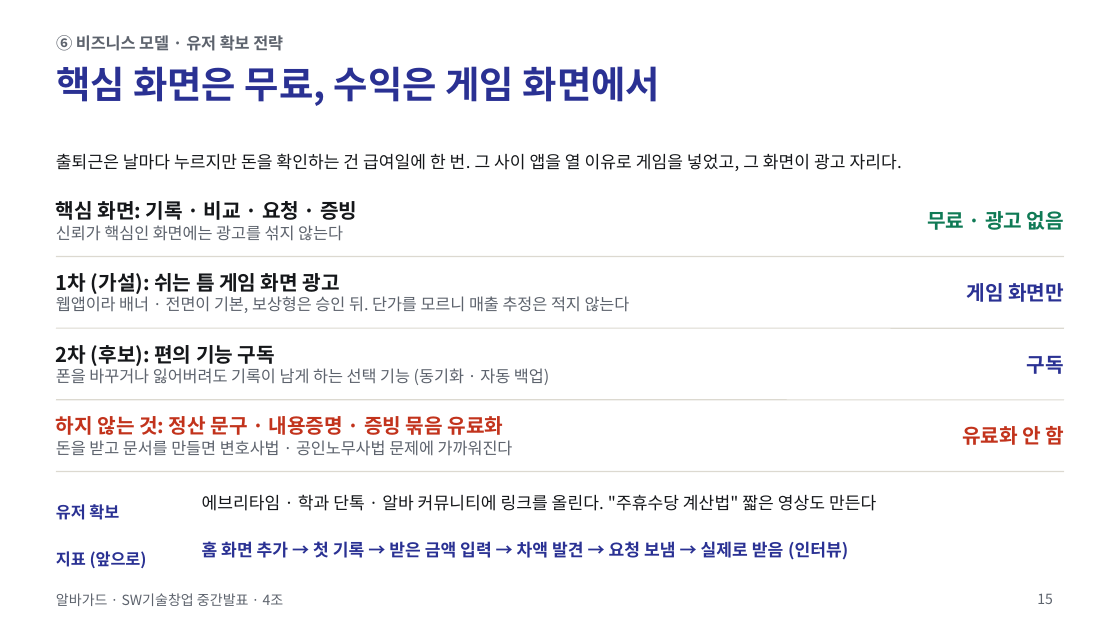
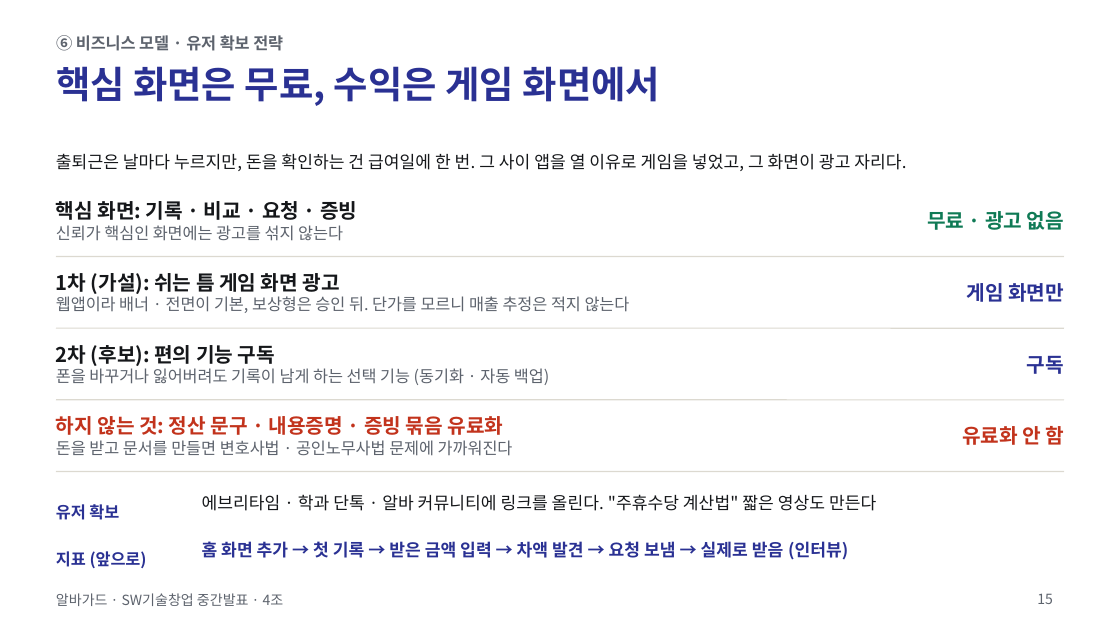
Before and after one commit to jihooni217/albaguard, a slide deck: slide 15 of docs/06_중간발표_PPT.pptx. Drawn at 1120x630 pixels with LibreOffice and Linux fonts; fonts in the diff are those of the drawing. Boxes give left, top, right and bottom in pixels: in the first picture for what was removed or moved away, otherwise in the second. Text is boxed around its words. In the diff, an @@ line names an element or a change of style, - is before the commit and + after.

```diff
--- a/docs/06_중간발표_PPT.pptx
+++ b/docs/06_중간발표_PPT.pptx
@@ text at box(56, 153, 906, 171): text changed @@
-출퇴근은 날마다 누르지만 돈을 확인하는 건 급여일에 한 번. 그 사이 앱을 열 이유로 게임을 넣었고, 그 화면이 광고 자리다.
+출퇴근은 날마다 누르지만, 돈을 확인하는 건 급여일에 한 번. 그 사이 앱을 열 이유로 게임을 넣었고, 그 화면이 광고 자리다.
```
Also in this commit, not shown: 6 other slides changed, 5 other files.
